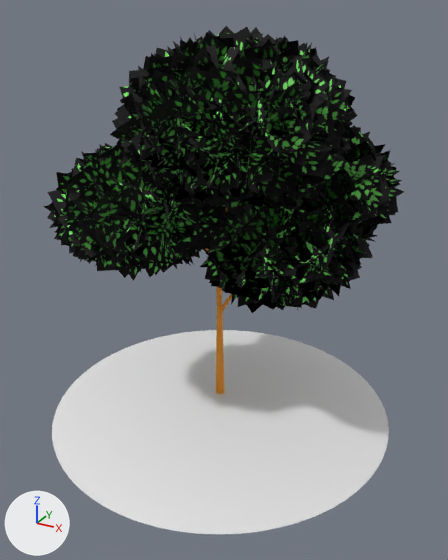
The glTF model static/models/tree.glb, before and after one commit.
One viewpoint serves both versions: a 50 mm camera at (5.22, -9.33, 7.61) aimed at (0.19, -0.17, 3.03). The axes (+X, +Y, +Z) are drawn at lower left. The lights are the same throughout. Where no turn or scale is listed for an object, it has been applied to the vertices. Vertices at the same position are counted once.

Objects in the first picture: 'base', 'leaves', 'trunk'.
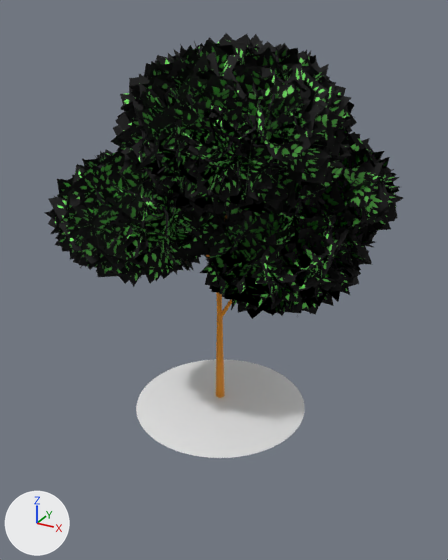
Where the newer file only moved an object's origin or applied its transform, the numbers keep the older frame.

The edits, one by one:
me_sphere_001 has 1217 vertices, 2304 faces and spans x -3.27..3.5, y -3.38..3.38, z 14.83..15.27.
me_sphere_001 is used by ob_base; location (-0.13, 0.04, -14.81).
me_sphere_001 part 1: the whole mesh is scaled about its middle by 0.509, then moved by (0.0, 0.0, 0.02).
Object 'trunk' (ob_trunk) moves from (0.0, 0.0, 0.43) to (0.0, 0.0, 0.32).
Object 'leaves' (ob_leaves) moves from (0.17, 0.35, 4.78) to (0.17, 0.35, 4.66).

Boxes [x1, y1, x2, y2] around the edits, measured in the pictures (448 x 560 px):
'leaves', moved
    before: [43, 26, 404, 313]
    after: [45, 33, 403, 319]
'base', mesh rescaled (50% narrower, 51% shorter)
    before: [52, 330, 389, 534]
    after: [136, 359, 305, 458]
'trunk', moved
    before: [206, 207, 232, 394]
    after: [206, 215, 232, 398]
